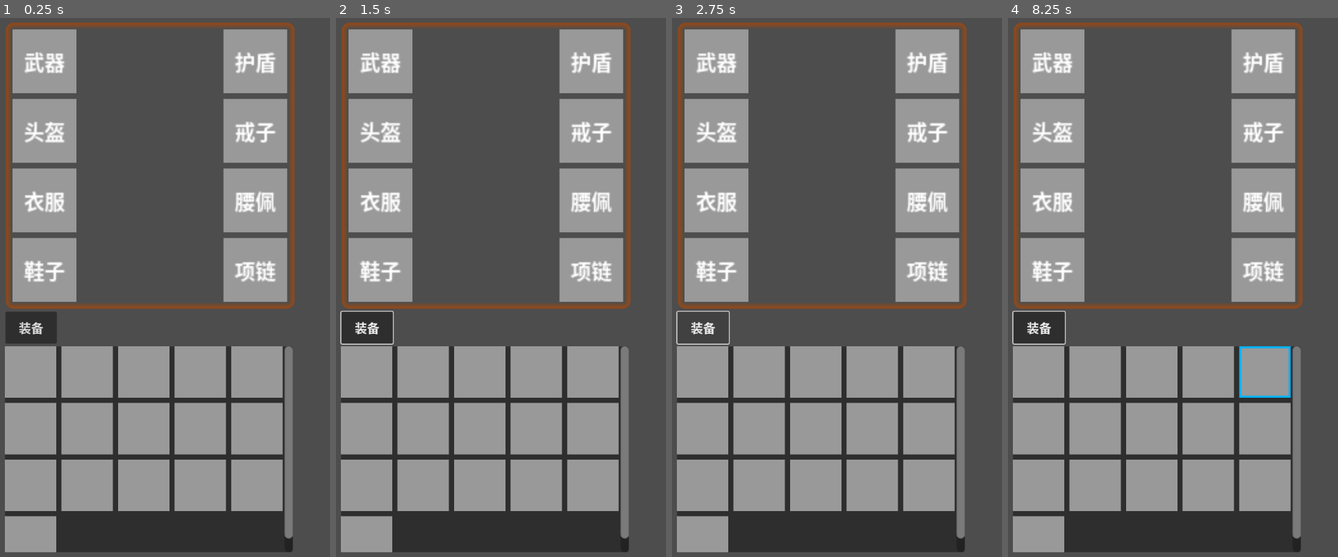
Above: before the commit, frames 1-4 (left to right).
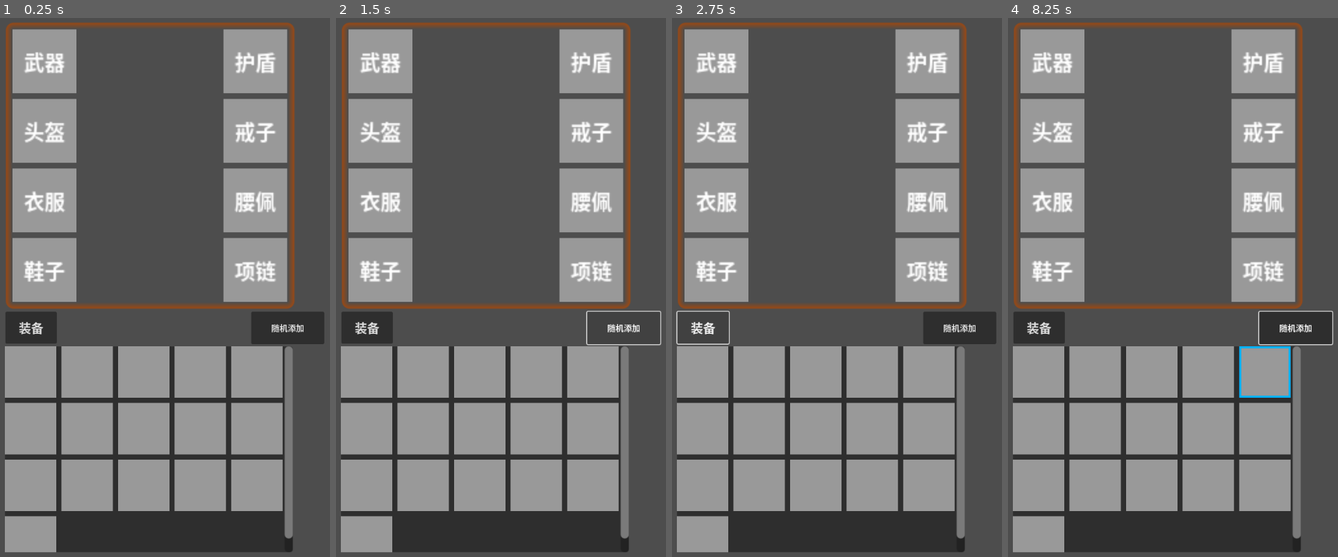
Above: after the commit, the same moments.

Repository: seven-it-work/godot-compoent
Game: Godot game, scene res://components/装备组件/demo/装备信息/测试装备.tscn
The game is run twice, just before and just after one commit, with the same random seed, the same clock (stepped at 60 frames per second) and the same inputs. Before the commit the project starts from res://components/装备组件/装备.tscn.
Inputs (mouse positions are in pixels of both pictures, inside the frame that each line leads up to):
- Up to frame 1 (0.25 s): no input
- Up to frame 2 (1.5 s): click "装备" at 0.5 s; click (623, 330) at 1.25 s, where only the run after the commit has a clickable "随机添加"
- Up to frame 3 (2.75 s): click "装备" at 2 s
- Up to frame 4 (8.25 s): click (1295, 330) at 2.75 s, where only the run after the commit has a clickable "随机添加"; click "装备" at 3.5 s; click (1295, 330) at 4.25 s, where only the run after the commit has a clickable "随机添加"; tap Enter at 5, 6.5, 8 s; move the mouse to (1239, 260) at 5.02 s; click (1239, 260) at 5.17 s; tap Space at 5.75, 7.25 s; move the mouse to (1083, 314) at 5.77 s; click (1083, 314) at 5.92 s; move the mouse to (1196, 163) at 6.52 s; click (1196, 163) at 6.67 s; move the mouse to (1140, 400) at 7.27 s; click (1140, 400) at 7.42 s; move the mouse to (1268, 373) at 8.02 s; click (1268, 373) at 8.17 s

The runs differ from the first frame. In frame 1, 1.3% of the frame differs, in the area x 76-99%, y 54-61%; in frame 2, 0.4%; in frame 3, 1.3%; in frame 4, 1.5%, in the area x 1-99%, y 54-61%.

Commit message:
feat(装备组件): 添加随机武器生成功能及测试场景
实现WeaponItem.random_weapon()方法，从JSON文件随机生成武器实例
创建测试装备场景用于验证随机武器功能
修复装备组件资源路径问题
格式化武器JSON文件缩进

Diff:
--- /dev/null
+++ b/godot-compoent/components/装备组件/demo/装备信息/测试装备.gd
@@ -0,0 +1,8 @@
+extends Control
+const BaseItem=preload("res://entity/BaseItem.gd")
+
+
+func _on_随机添加_pressed() -> void:
+	var wepon=BaseItem.WeaponItem.random_weapon()
+	print(wepon)
+	pass # Replace with function body.
--- /dev/null
+++ b/godot-compoent/components/装备组件/demo/装备信息/测试装备.tscn
@@ -0,0 +1,26 @@
+[gd_scene load_steps=3 format=3 uid="uid://tbtknopptwkb"]
+
+[ext_resource type="PackedScene" uid="uid://7y1bygtje7xb" path="res://components/装备组件/装备.tscn" id="1_8qj1h"]
+[ext_resource type="Script" uid="uid://pf6xp5mahfjt" path="res://components/装备组件/demo/装备信息/测试装备.gd" id="1_us7a8"]
+
+[node name="测试装备" type="Control"]
+layout_mode = 3
+anchors_preset = 15
+anchor_right = 1.0
+anchor_bottom = 1.0
+grow_horizontal = 2
+grow_vertical = 2
+script = ExtResource("1_us7a8")
+
+[node name="装备" parent="." instance=ExtResource("1_8qj1h")]
+layout_mode = 1
+
+[node name="随机添加" type="Button" parent="."]
+layout_mode = 0
+offset_left = 556.0
+offset_top = 585.0
+offset_right = 698.0
+offset_bottom = 648.0
+text = "随机添加"
+
+[connection signal="pressed" from="随机添加" to="." method="_on_随机添加_pressed"]
--- a/godot-compoent/components/装备组件/装备.tscn
+++ b/godot-compoent/components/装备组件/装备.tscn
@@ -1,9 +1,9 @@
 [gd_scene load_steps=6 format=3 uid="uid://7y1bygtje7xb"]
 
-[ext_resource type="Script" uid="uid://bogy42c77a0gw" path="res://装备/装备.gd" id="1_p5to5"]
-[ext_resource type="PackedScene" uid="uid://c38g8o5r4dgs2" path="res://装备/装备组件.tscn" id="2_3gj5s"]
-[ext_resource type="Texture2D" uid="uid://dx3hmfumh643m" path="res://装备/绘制特定风格边框.png" id="2_ybo40"]
-[ext_resource type="PackedScene" uid="uid://snkw6mikkfyq" path="res://背包/背包.tscn" id="3_xolpg"]
+[ext_resource type="Script" uid="uid://bogy42c77a0gw" path="res://components/装备组件/装备.gd" id="1_p5to5"]
+[ext_resource type="PackedScene" uid="uid://c38g8o5r4dgs2" path="res://components/装备组件/装备组件.tscn" id="2_3gj5s"]
+[ext_resource type="Texture2D" uid="uid://dx3hmfumh643m" path="res://components/装备组件/绘制特定风格边框.png" id="2_ybo40"]
+[ext_resource type="PackedScene" uid="uid://snkw6mikkfyq" path="res://components/背包组件/背包.tscn" id="3_xolpg"]
 
 [sub_resource type="StyleBoxFlat" id="StyleBoxFlat_ybo40"]
 content_margin_left = 5.0
--- a/godot-compoent/entity/BaseItem.gd
+++ b/godot-compoent/entity/BaseItem.gd
@@ -162,6 +162,50 @@
 	pass
 ## 武器
 class WeaponItem extends BaseItem:
+	## 随机创建武器
+	static func random_weapon()->WeaponItem:
+		# 通过 res://entity/json/武器.json 来获取一批武器json
+		# 从文件读取JSON数据
+		var file = FileAccess.open("res://entity/json/武器.json", FileAccess.READ)
+		if file == null:
+			print("无法打开JSON文件")
+			return
+		# 然后pick_random一个 作为 json_data
+		var json_data = JSON.parse_string(file.get_as_text()).pick_random()
+		# 检查是否有class_type
+		if json_data.get("class_type", "") != "BaseItemScope.WeaponItem":
+			print("无效的物品类型")
+			return null
+		# 创建一个继承自WeaponItem的动态脚本
+		var weapon_script = GDScript.new()
+		# 构建脚本源代码
+		var can_use_func = json_data.get_or_add("是否能使用", "")
+		# var script_code = "extends BaseItemScope.WeaponItem\n\nconst BaseItemScope = preload(\"uid://4cukvnp1qadn\")\nconst Cultivator = preload(\"uid://biryomw8u6qck\")\nconst BaseValue = preload(\"uid://2ye25vjxabed\")\n" + can_use_func
+		# 字符串必须定格，不如脚本会有问题
+		var script_code =\
+"""
+extends BaseItemScope.WeaponItem
+const BaseItemScope = preload(\"uid://4cukvnp1qadn\")
+const Cultivator = preload(\"uid://biryomw8u6qck\")
+const BaseValue = preload(\"uid://2ye25vjxabed\")
+""" + can_use_func
+
+		weapon_script.source_code = script_code
+
+		# 编译脚本
+		var reload_error = weapon_script.reload()
+		if reload_error != OK:
+			print("武器脚本编译失败: ", error_string(reload_error))
+			return null
+
+		# 创建武器实例
+		var weapon = weapon_script.new()
+
+		# 应用属性
+		weapon._init(json_data)
+		return weapon
+
+
 	# 武器稀有度枚举
 	enum RarityLevel {
 		COMMON = 0,  # 凡品
--- a/godot-compoent/entity/json/武器.json
+++ b/godot-compoent/entity/json/武器.json
@@ -1,72 +1,72 @@
 [
   {
-    "class_type": "BaseItemScope.WeaponItem",
-    "name_str": "铁骨剑",
-    "desc_str": "凡铁锻造的基础长剑，剑身坚韧不易折断，适合初入修仙之路者使用。",
-    "rarity": 0,
-    "是否能使用": "func 是否能使用(修仙者:Cultivator.BaseCultivator)->bool:\nreturn 修仙者.get_level().get_value()>=5"
+	"class_type": "BaseItemScope.WeaponItem",
+	"name_str": "铁骨剑",
+	"desc_str": "凡铁锻造的基础长剑，剑身坚韧不易折断，适合初入修仙之路者使用。",
+	"rarity": 0,
+	"是否能使用": "func 是否能使用(修仙者:Cultivator.BaseCultivator)->bool:\n\treturn 修仙者.get_level().get_value()>=5"
   },
   {
-    "class_type": "BaseItemScope.WeaponItem",
-    "name_str": "青风环",
-    "desc_str": "注入灵韵的青色玉环，挥动时带缕缕清风，能提升持有者的身法速度。",
-    "rarity": 1,
-    "是否能使用": "func 是否能使用(修仙者:Cultivator.BaseCultivator)->bool:\nreturn 修仙者.get_level().get_value()>=10"
+	"class_type": "BaseItemScope.WeaponItem",
+	"name_str": "青风环",
+	"desc_str": "注入灵韵的青色玉环，挥动时带缕缕清风，能提升持有者的身法速度。",
+	"rarity": 1,
+	"是否能使用": "func 是否能使用(修仙者:Cultivator.BaseCultivator)->bool:\n\treturn 修仙者.get_level().get_value()>=10"
   },
   {
-    "class_type": "BaseItemScope.WeaponItem",
-    "name_str": "炎狱刀",
-    "desc_str": "地底炎岩淬炼的长刀，刀身缠绕暗红火焰，挥砍时附带灼烧伤害。",
-    "rarity": 2,
-    "是否能使用": "func 是否能使用(修仙者:Cultivator.BaseCultivator)->bool:\nreturn 修仙者.get_level().get_value()>=20"
+	"class_type": "BaseItemScope.WeaponItem",
+	"name_str": "炎狱刀",
+	"desc_str": "地底炎岩淬炼的长刀，刀身缠绕暗红火焰，挥砍时附带灼烧伤害。",
+	"rarity": 2,
+	"是否能使用": "func 是否能使用(修仙者:Cultivator.BaseCultivator)->bool:\n\treturn 修仙者.get_level().get_value()>=20"
   },
   {
-    "class_type": "BaseItemScope.WeaponItem",
-    "name_str": "寒冰枪",
-    "desc_str": "极北冰原深处的玄冰所铸长枪，枪尖散发刺骨寒气，能冻结敌人经脉。",
-    "rarity": 3,
-    "是否能使用": "func 是否能使用(修仙者:Cultivator.BaseCultivator)->bool:\nreturn 修仙者.get_level().get_value()>=30"
+	"class_type": "BaseItemScope.WeaponItem",
+	"name_str": "寒冰枪",
+	"desc_str": "极北冰原深处的玄冰所铸长枪，枪尖散发刺骨寒气，能冻结敌人经脉。",
+	"rarity": 3,
+	"是否能使用": "func 是否能使用(修仙者:Cultivator.BaseCultivator)->bool:\n\treturn 修仙者.get_level().get_value()>=30"
   },
   {
-    "class_type": "BaseItemScope.WeaponItem",
-    "name_str": "紫电弓",
-    "desc_str": "由仙域雷木制成的长弓，射出的箭矢附带紫色雷电，可穿透多数防御。",
-    "rarity": 4,
-    "是否能使用": "func 是否能使用(修仙者:Cultivator.BaseCultivator)->bool:\nreturn 修仙者.get_level().get_value()>=50"
+	"class_type": "BaseItemScope.WeaponItem",
+	"name_str": "紫电弓",
+	"desc_str": "由仙域雷木制成的长弓，射出的箭矢附带紫色雷电，可穿透多数防御。",
+	"rarity": 4,
+	"是否能使用": "func 是否能使用(修仙者:Cultivator.BaseCultivator)->bool:\n\treturn 修仙者.get_level().get_value()>=50"
   },
   {
-    "class_type": "BaseItemScope.WeaponItem",
-    "name_str": "星辰杖",
-    "desc_str": "镶嵌星辰碎片的法杖，能引动星辰之力，释放大范围的AOE法术。",
-    "rarity": 5,
-    "是否能使用": "func 是否能使用(修仙者:Cultivator.BaseCultivator)->bool:\nreturn 修仙者.get_level().get_value()>=70"
+	"class_type": "BaseItemScope.WeaponItem",
+	"name_str": "星辰杖",
+	"desc_str": "镶嵌星辰碎片的法杖，能引动星辰之力，释放大范围的AOE法术。",
+	"rarity": 5,
+	"是否能使用": "func 是否能使用(修仙者:Cultivator.BaseCultivator)->bool:\n\treturn 修仙者.get_level().get_value()>=70"
   },
   {
-    "class_type": "BaseItemScope.WeaponItem",
-    "name_str": "鸿蒙斧",
-    "desc_str": "开天辟地遗留的帝器，斧刃蕴含鸿蒙之气，可破碎空间壁垒。",
-    "rarity": 6,
-    "是否能使用": "func 是否能使用(修仙者:Cultivator.BaseCultivator)->bool:\nreturn 修仙者.get_level().get_value()>=100"
+	"class_type": "BaseItemScope.WeaponItem",
+	"name_str": "鸿蒙斧",
+	"desc_str": "开天辟地遗留的帝器，斧刃蕴含鸿蒙之气，可破碎空间壁垒。",
+	"rarity": 6,
+	"是否能使用": "func 是否能使用(修仙者:Cultivator.BaseCultivator)->bool:\n\treturn 修仙者.get_level().get_value()>=100"
   },
   {
-    "class_type": "BaseItemScope.WeaponItem",
-    "name_str": "木灵棍",
-    "desc_str": "百年古木雕刻而成的短棍，蕴含微弱木灵气，能辅助凝聚灵力。",
-    "rarity": 0,
-    "是否能使用": "func 是否能使用(修仙者:Cultivator.BaseCultivator)->bool:\nreturn 修仙者.get_level().get_value()>=5"
+	"class_type": "BaseItemScope.WeaponItem",
+	"name_str": "木灵棍",
+	"desc_str": "百年古木雕刻而成的短棍，蕴含微弱木灵气，能辅助凝聚灵力。",
+	"rarity": 0,
+	"是否能使用": "func 是否能使用(修仙者:Cultivator.BaseCultivator)->bool:\n\treturn 修仙者.get_level().get_value()>=5"
   },
   {
-    "class_type": "BaseItemScope.WeaponItem",
-    "name_str": "碧水剑",
-    "desc_str": "灵溪之水浸泡千年的长剑，剑刃泛着碧光，攻击时附带水属性伤害。",
-    "rarity": 1,
-    "是否能使用": "func 是否能使用(修仙者:Cultivator.BaseCultivator)->bool:\nreturn 修仙者.get_level().get_value()>=10"
+	"class_type": "BaseItemScope.WeaponItem",
+	"name_str": "碧水剑",
+	"desc_str": "灵溪之水浸泡千年的长剑，剑刃泛着碧光，攻击时附带水属性伤害。",
+	"rarity": 1,
+	"是否能使用": "func 是否能使用(修仙者:Cultivator.BaseCultivator)->bool:\n\treturn 修仙者.get_level().get_value()>=10"
   },
   {
-    "class_type": "BaseItemScope.WeaponItem",
-    "name_str": "赤砂锤",
-    "desc_str": "沙漠赤砂凝练的重锤，锤身沉重无比，砸击地面可引发沙暴。",
-    "rarity": 2,
-    "是否能使用": "func 是否能使用(修仙者:Cultivator.BaseCultivator)->bool:\nreturn 修仙者.get_level().get_value()>=20"
+	"class_type": "BaseItemScope.WeaponItem",
+	"name_str": "赤砂锤",
+	"desc_str": "沙漠赤砂凝练的重锤，锤身沉重无比，砸击地面可引发沙暴。",
+	"rarity": 2,
+	"是否能使用": "func 是否能使用(修仙者:Cultivator.BaseCultivator)->bool:\n\treturn 修仙者.get_level().get_value()>=20"
   }
 ]
--- a/godot-compoent/project.godot
+++ b/godot-compoent/project.godot
@@ -11,7 +11,7 @@
 [application]
 
 config/name="godot-compoent"
-run/main_scene="uid://7y1bygtje7xb"
+run/main_scene="uid://tbtknopptwkb"
 config/features=PackedStringArray("4.5", "Forward Plus")
 config/icon="res://icon.svg"
 
Not shown, added: godot-compoent/components/装备组件/demo/装备信息/测试装备.gd.uid
